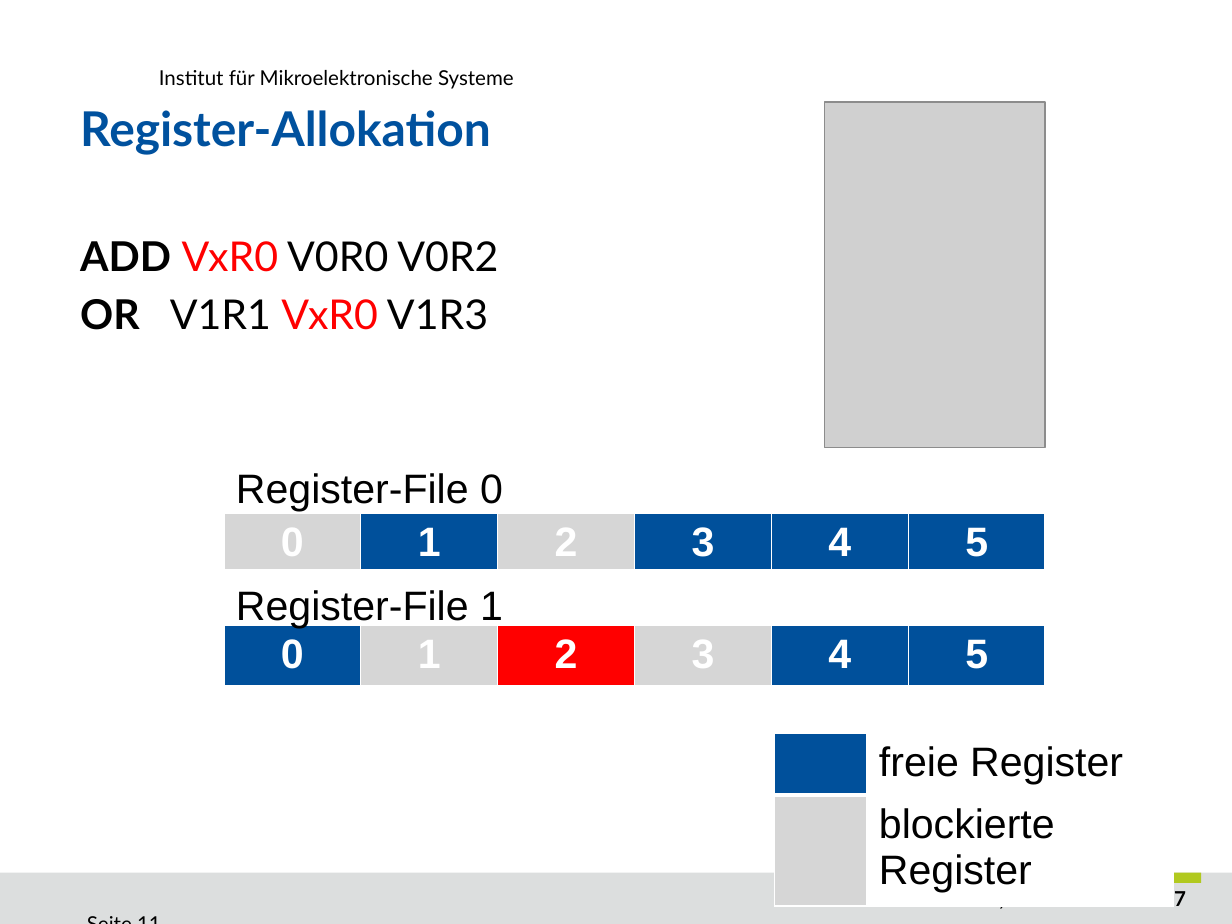
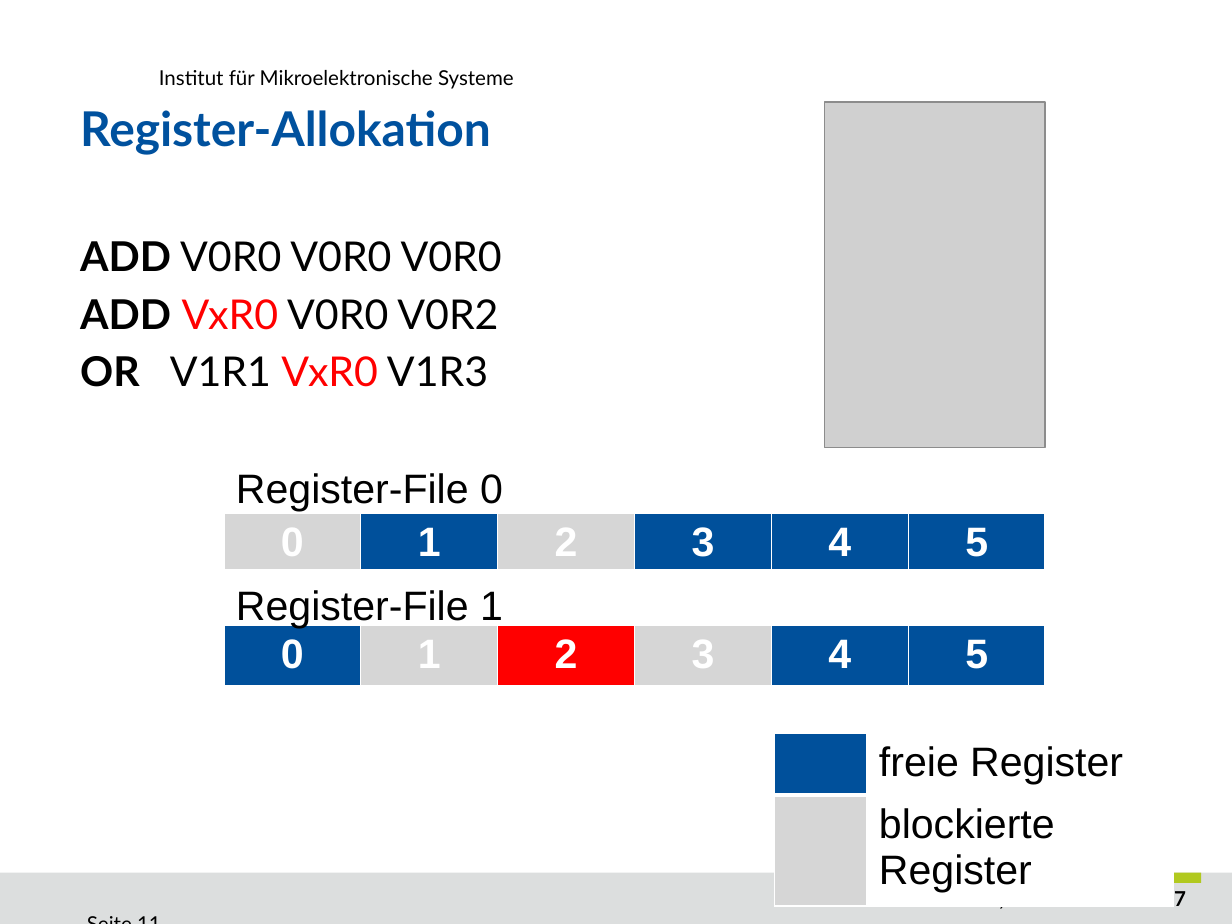
Before and after one commit to ReneWeinmann/Masterarbeit, a slide deck: slide 11 of Presentation_Rene_Weinmann.pptx. Drawn at 1232x924 pixels with LibreOffice and Linux fonts; fonts in the diff are those of the drawing; grey boxes stand for pictures; background and template pictures are left out. Boxes give left, top, right and bottom in pixels: in the first picture for what was removed or moved away, otherwise in the second. Text is boxed around its words. In the diff, an @@ line names an element or a change of style, - is before the commit and + after.

```diff
--- a/Presentation_Rene_Weinmann.pptx
+++ b/Presentation_Rene_Weinmann.pptx
@@ text at (x1=80, y1=241, x2=502, y2=272): paragraph added @@
+ADD V0R0 V0R0 V0R0
```
Also in this commit, not shown: 9 other slides changed, 6 other files.
